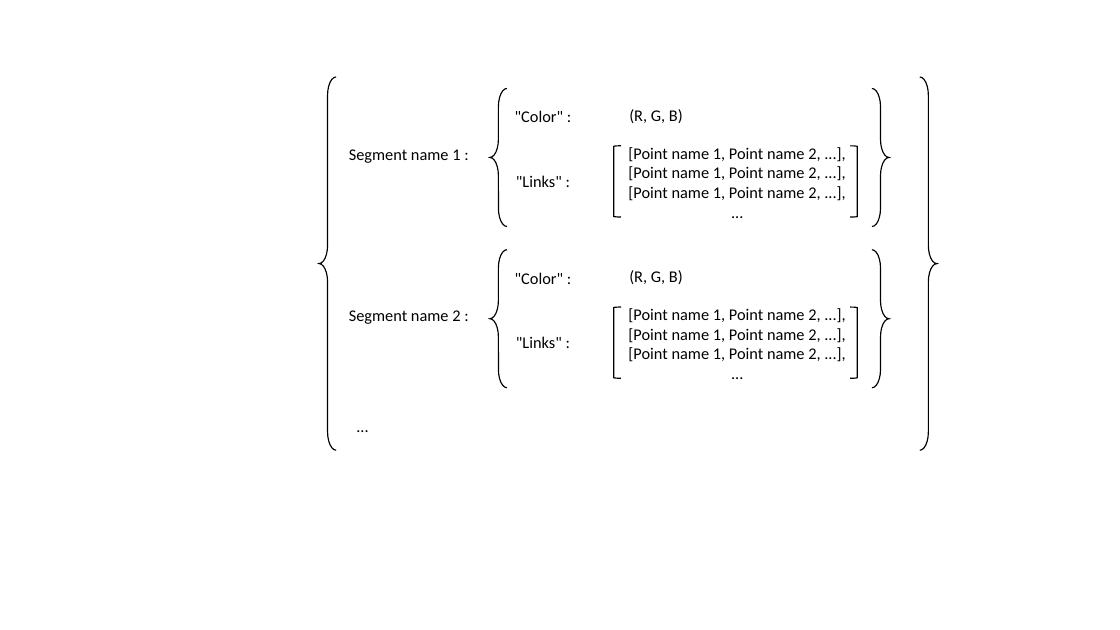
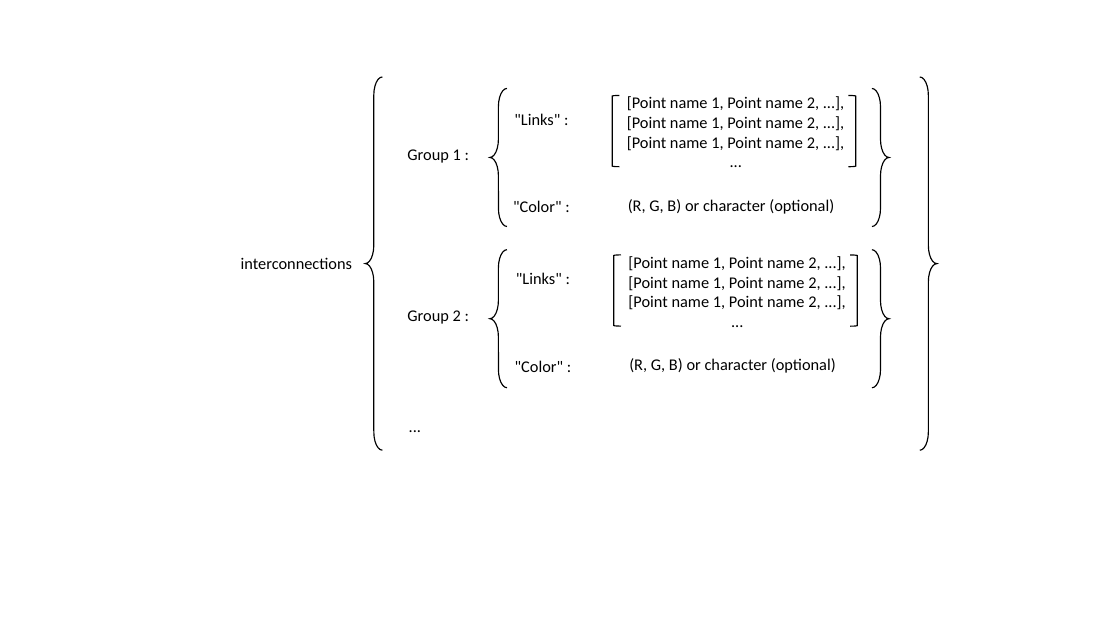
Before and after one commit to kineticstoolkit/kineticstoolkit_doc, a slide deck: slide 23 of src/images.pptx. Drawn at 1120x630 pixels with LibreOffice and Linux fonts; fonts in the diff are those of the drawing. Boxes give left, top, right and bottom in pixels: in the first picture for what was removed or moved away, otherwise in the second. Text is boxed around its words. In the diff, an @@ line names an element or a change of style, - is before the commit and + after.

Commit message:
Updated player_interconnections to not use get_interconnections and set_interconnections anymore now that's a proper property.

```diff
--- a/src/images.pptx
+++ b/src/images.pptx
@@ left brace: place and size @@
-left brace at (319, 77, 336, 450)
+left brace at (365, 77, 382, 450)
@@ text ""Links" :": place and size @@
-text ""Links" :" at (516, 175, 562, 187)
+text ""Links" :" at (514, 113, 560, 125)
@@ 2 texts, 2 left brackets: place and size @@
-2 texts, 2 left brackets at (614, 146, 858, 362)
+2 texts, 2 left brackets at (613, 96, 856, 310)
@@ text at (407, 149, 461, 163): text changed @@
-Segment name 1 :
+Group 1 :
@@ text ""Color" :": place and size @@
-text ""Color" :" at (515, 110, 563, 122)
+text ""Color" :" at (513, 200, 561, 212)
@@ text at (628, 199, 834, 214): text changed @@
-(R, G, B)
+(R, G, B) or character (optional)
@@ text added at (241, 257, 352, 269), 14 pt, text #000000 @@
+interconnections
@@ text ""Links" :": place and size @@
-text ""Links" :" at (516, 336, 562, 348)
+text ""Links" :" at (516, 272, 562, 284)
@@ left bracket: place and size @@
-left bracket at (614, 308, 622, 379)
+left bracket at (614, 255, 622, 326)
@@ left bracket: place and size @@
-left bracket at (850, 308, 858, 379)
+left bracket at (850, 255, 858, 326)
@@ text at (407, 310, 461, 324): text changed @@
-Segment name 2 :
+Group 2 :
@@ text ""Color" :": place and size @@
-text ""Color" :" at (515, 272, 563, 284)
+text ""Color" :" at (515, 360, 563, 372)
@@ text at (629, 358, 836, 373): text changed @@
-(R, G, B)
+(R, G, B) or character (optional)
@@ text "..." rewrapped from (348, 413, 477, 439) to (401, 413, 478, 439) @@
```
Also in this commit, not shown: 3 other files.
